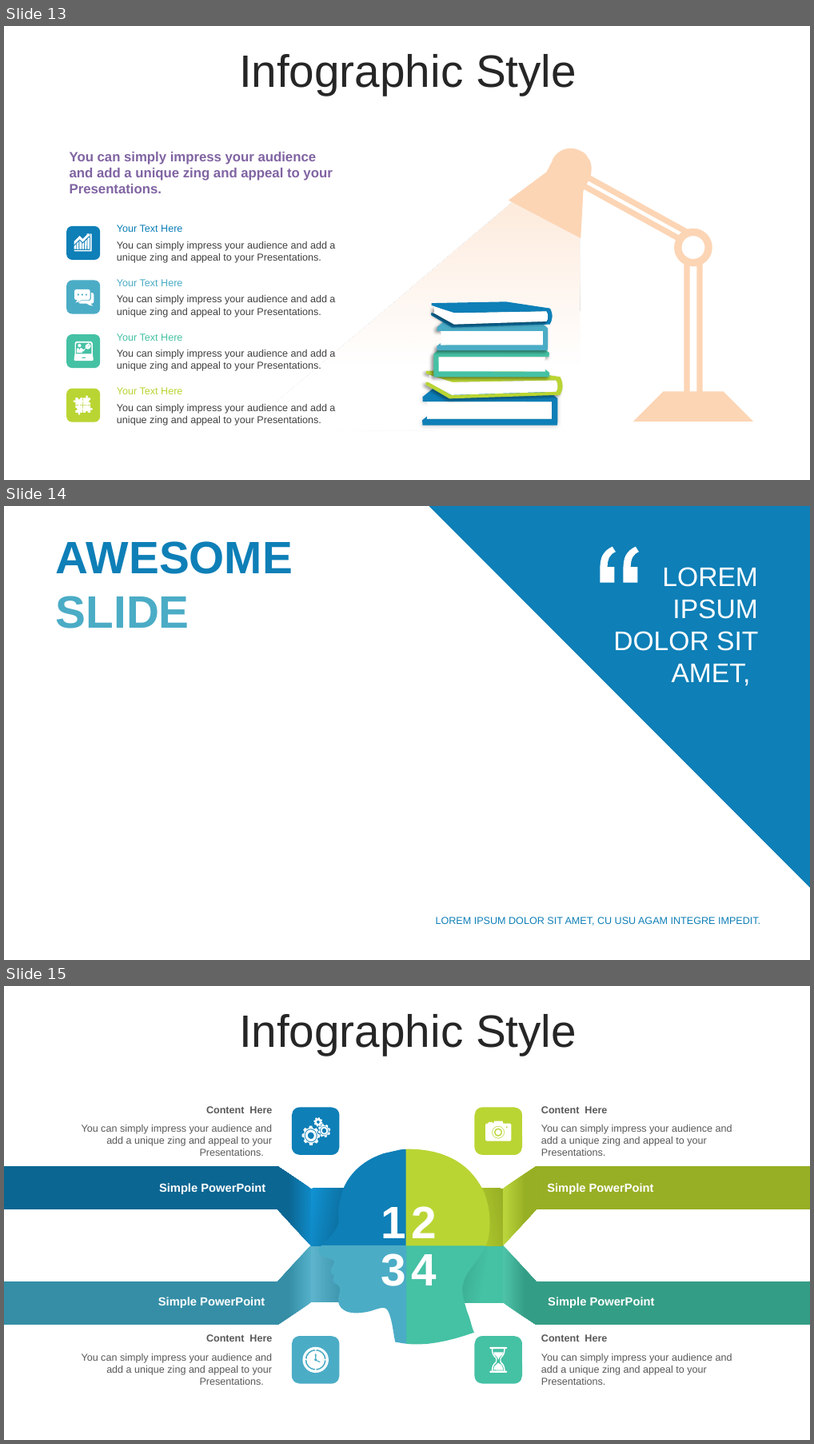
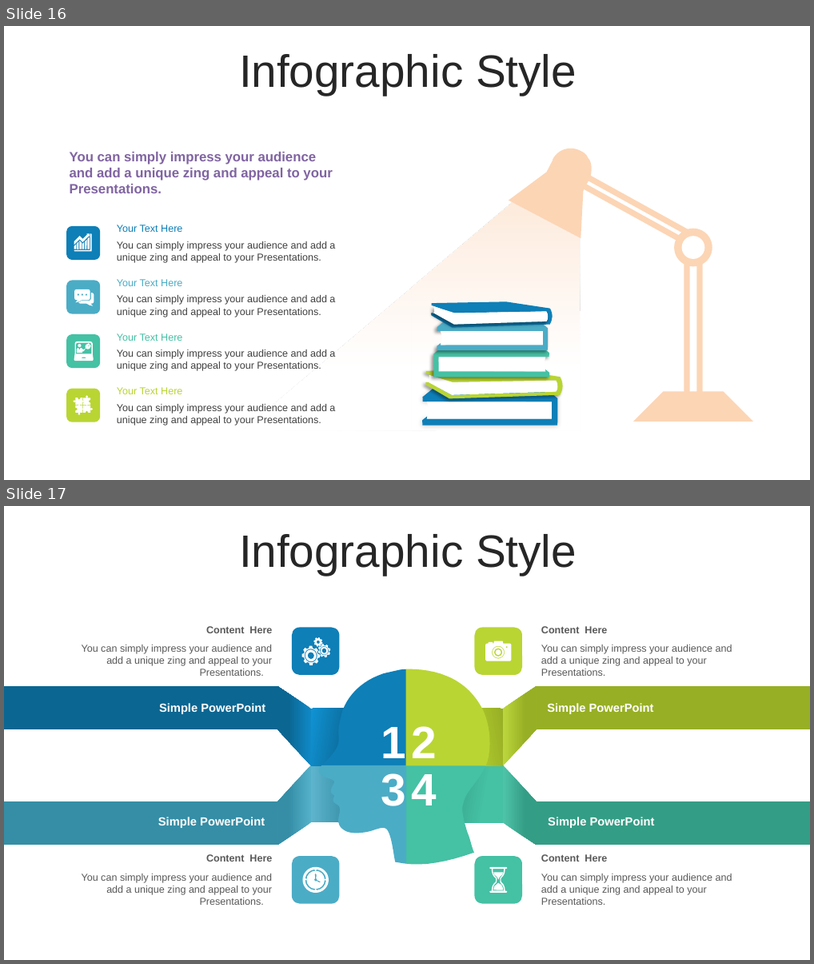
Before and after one commit to ridwan-bvk/SAKOLA-PASCA, a slide deck: SEMESTER2/METODE PENELITIAN/TUGAS/PRESENTASI - PROPOSAL THESIS.pptx. Shown one above the other, each under a label of ours: slides 13, 14 and 15 before the commit, slides 16 and 17 after it. The pictures are 814x1444 and 814x964 pixels, drawn with LibreOffice and Linux fonts; fonts in the diff are those of the drawing. Boxes give left, top, right and bottom in pixels: in the first picture for what was removed or moved away, otherwise in the second. Text is boxed around its words. In the diff, an @@ line names an element or a change of style, - is before the commit and + after.

```diff
--- a/SEMESTER2/METODE PENELITIAN/TUGAS/PRESENTASI - PROPOSAL THESIS.pptx
+++ b/SEMESTER2/METODE PENELITIAN/TUGAS/PRESENTASI - PROPOSAL THESIS.pptx
@@ slide 14 removed at box(4, 506, 810, 960), background #FFFFFF @@
@@ right triangle removed at box(430, 506, 810, 888) @@
@@ text removed at box(56, 541, 293, 628) @@
-AWESOME
-SLIDE
@@ freeform shape removed at box(601, 547, 639, 583) @@
@@ text removed at box(614, 567, 758, 686) @@
-LOREM IPSUM
-DOLOR SIT AMET,
@@ text removed at box(436, 916, 761, 925) @@
-LOREM IPSUM DOLOR SIT AMET, CU USU AGAM INTEGRE IMPEDIT.
@@ what was slide 13 is now slide 16 @@
@@ what was slide 15 is now slide 17 @@
```
Also in this commit, not shown: 4 slides added, 1 other slide removed, 1 other file.
